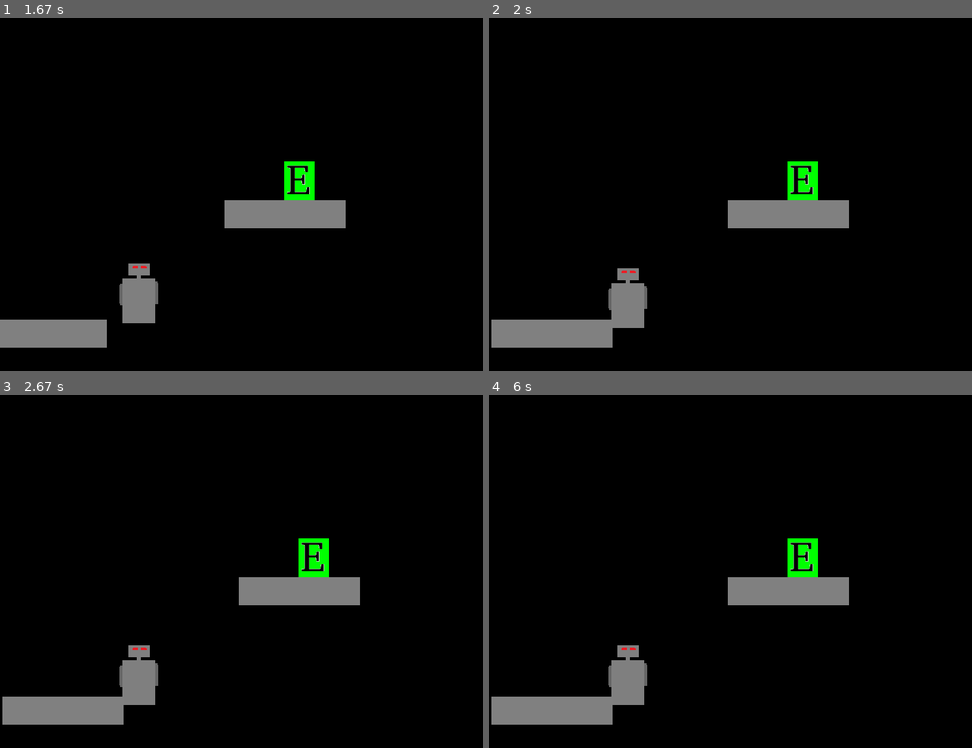
Above: before the commit, frames 1-4 (two rows, left to right).
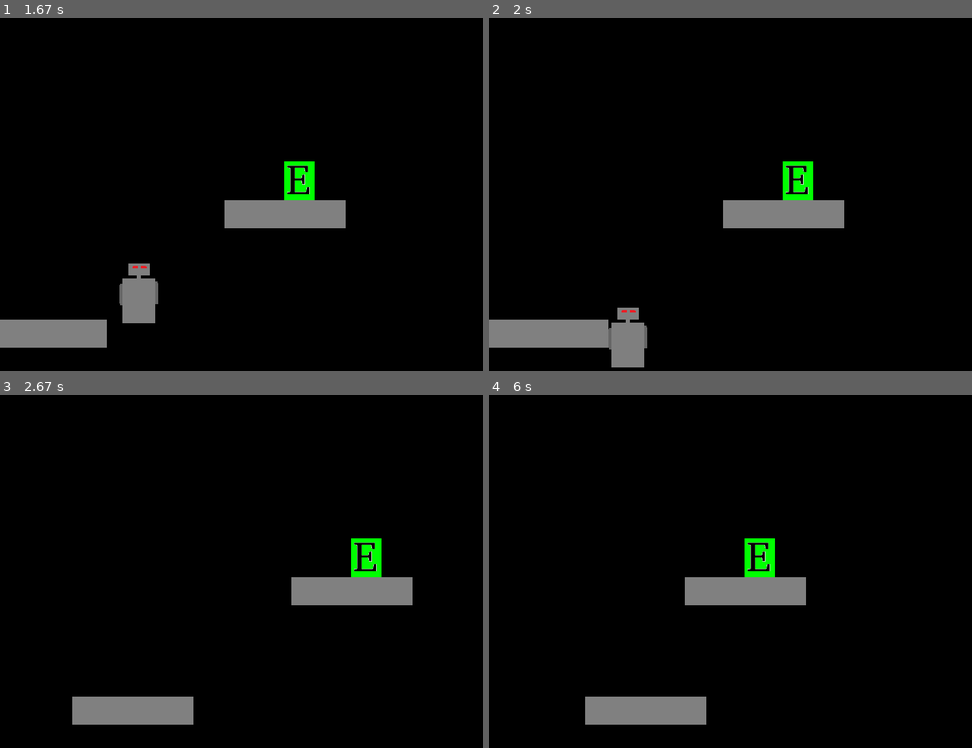
Above: after the commit, the same moments.

Repository: andrew-karppinen/pygame-simple-object
Game: pygame game, started from example.py
The game is run twice, just before and just after one commit, with the same random seed, the same clock (stepped at 60 frames per second) and the same inputs.
Inputs:
- Up to frame 1 (1.67 s): hold Right 0.33-0.8 s; hold Up 0.83-1.13 s; hold Right 1.17-1.63 s
- Up to frame 2 (2 s): hold Left from 1.67 s (still down)
- Up to frame 3 (2.67 s): release Left at 2.2 s; hold Left 2.23-2.63 s
- Up to frame 4 (6 s): hold Up 2.67-3.03 s; hold Right 3.07-3.7 s; hold Left 3.73-4.2 s; hold Right 4.23-4.7 s; hold Right 5.07-5.53 s; hold Left from 5.57 s (still down)

Frame 1 is identical in both runs. In frame 2, 2.3% of the frame differs, in the area x 0-75%, y 40-99%; in frame 3, 5.9%; in frame 4, 6.4%, in the area x 0-75%, y 40-94%.

Commit message:
update CameraMove method

Diff:
--- a/PygameSimpleObject/object_class.py
+++ b/PygameSimpleObject/object_class.py
@@ -40,11 +40,12 @@
 
     #test moving methods
     #camera follow object
+
     def CameraMoveX(self,distance: int):
 
         for i in range(len(self.other_objects_)):
 
-            if CollisionCheck(self,self.other_objects_[i],self.position_x_ + opposite(distance)): #if collision
+            if CollisionCheck(self,self.other_objects_[i],obj2_x = self.other_objects_[i].position_x_ + opposite(distance)): #if collision
                 return #exit function
 
         for i in range(len(self.other_objects_)):
